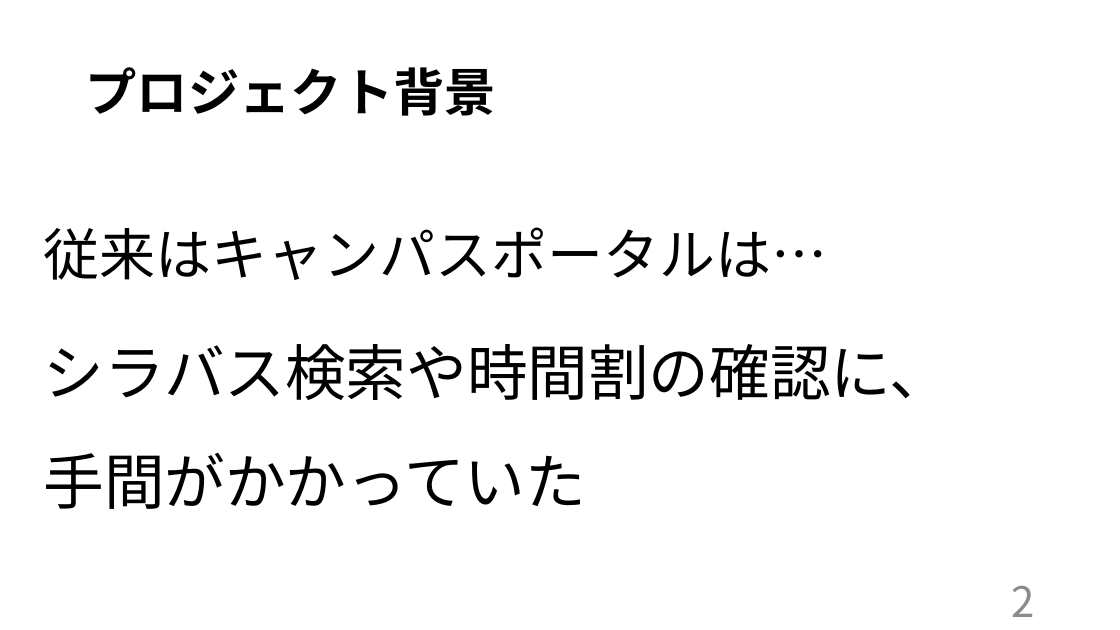
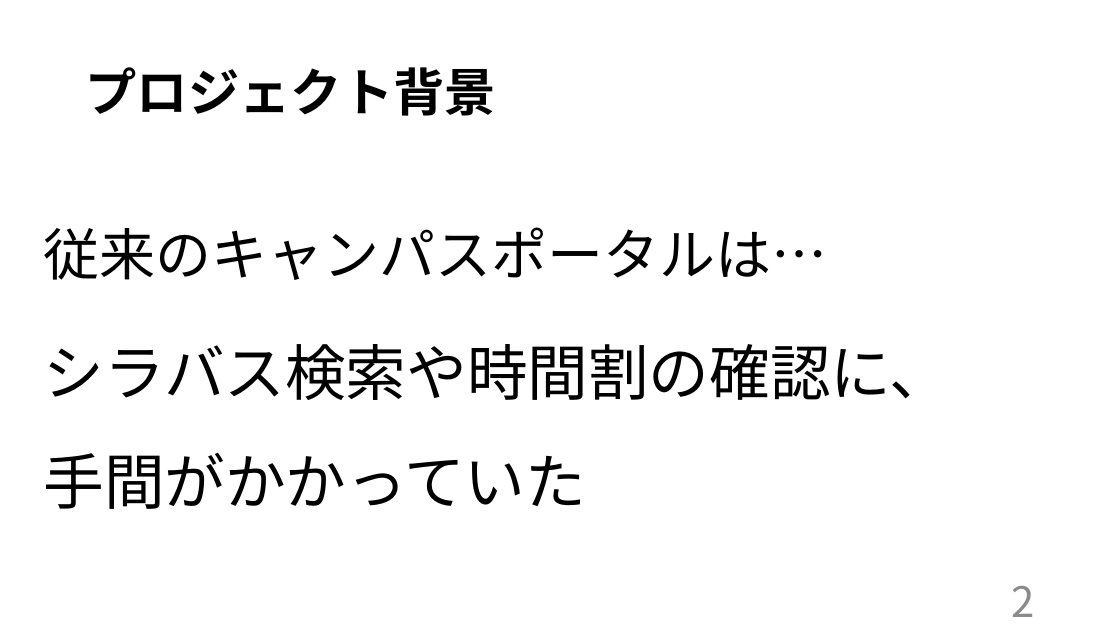
Before and after one commit to kazukiyoshida96/PM-, a slide deck: slide 3 of ＰＭ学科専用2.pptx. Drawn at 1120x630 pixels with LibreOffice and Linux fonts; fonts in the diff are those of the drawing. Boxes give left, top, right and bottom in pixels: in the first picture for what was removed or moved away, otherwise in the second. Text is boxed around its words. In the diff, an @@ line names an element or a change of style, - is before the commit and + after.

```diff
--- a/ＰＭ学科専用2.pptx
+++ b/ＰＭ学科専用2.pptx
@@ text at (x1=44, y1=227, x2=828, y2=280): text changed @@
-従来はキャンパスポータルは…
+従来のキャンパスポータルは…
```
Also in this commit, not shown: 11 other slides changed, 1 slide added.
